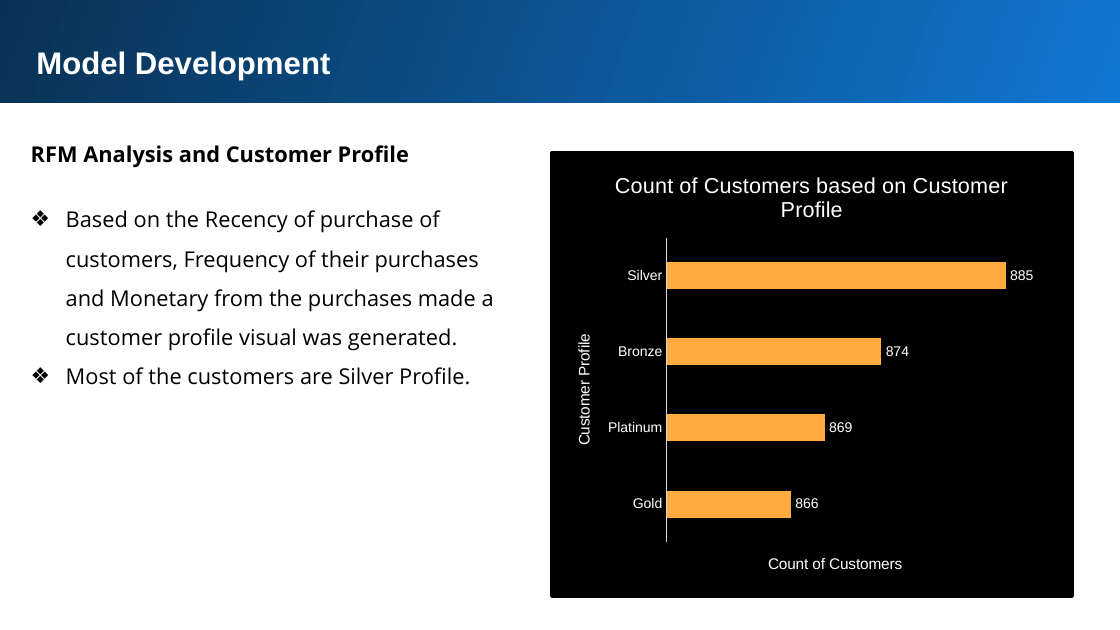
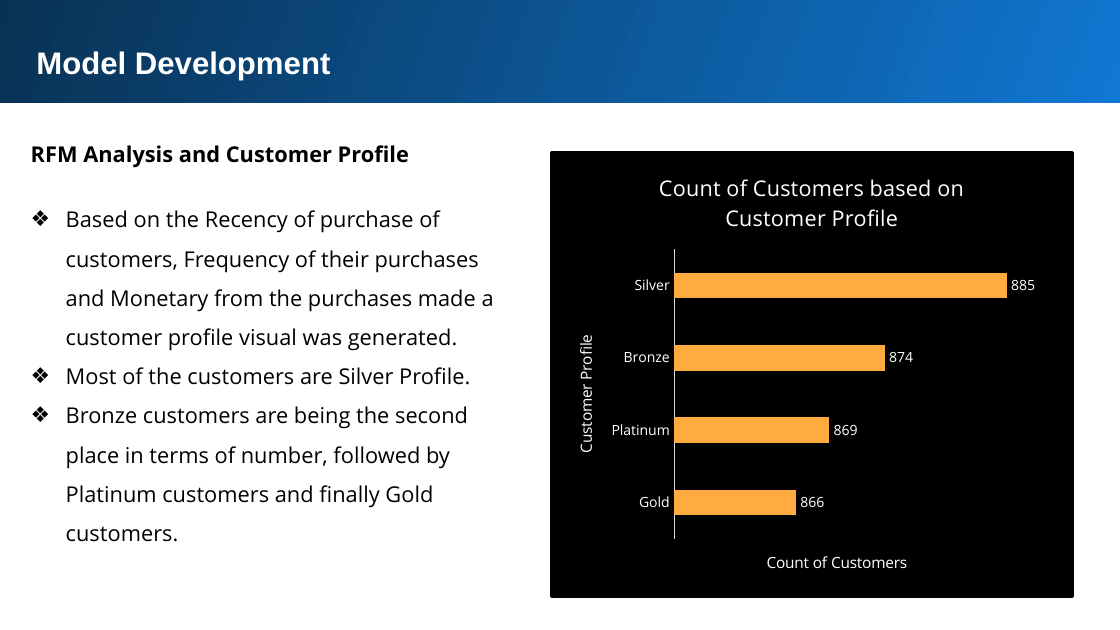
Before and after one commit to arunsacharyadev/KPMG_virtual_internship, a slide deck: slide 10 of Task 2(Data Insights)/KPMG Task 2.pptx. Drawn at 1120x630 pixels with LibreOffice and Linux fonts; fonts in the diff are those of the drawing. Boxes give left, top, right and bottom in pixels: in the first picture for what was removed or moved away, otherwise in the second. Text is boxed around its words. In the diff, an @@ line names an element or a change of style, - is before the commit and + after.

```diff
--- a/Task 2(Data Insights)/KPMG Task 2.pptx
+++ b/Task 2(Data Insights)/KPMG Task 2.pptx
@@ bar chart at bbox=[550, 151, 1074, 598] @@
@@ data labels of Series 1 changed @@
@@ category axis changed @@
@@ lettering changed @@
@@ text at bbox=[66, 406, 468, 542]: paragraph added @@
+❖ Bronze customers are being the second place in terms of number, followed by Platinum customers and finally Gold customers.
```
Also in this commit, not shown: 7 other slides changed, 1 slide added, 1 slide removed, 1 other file.
